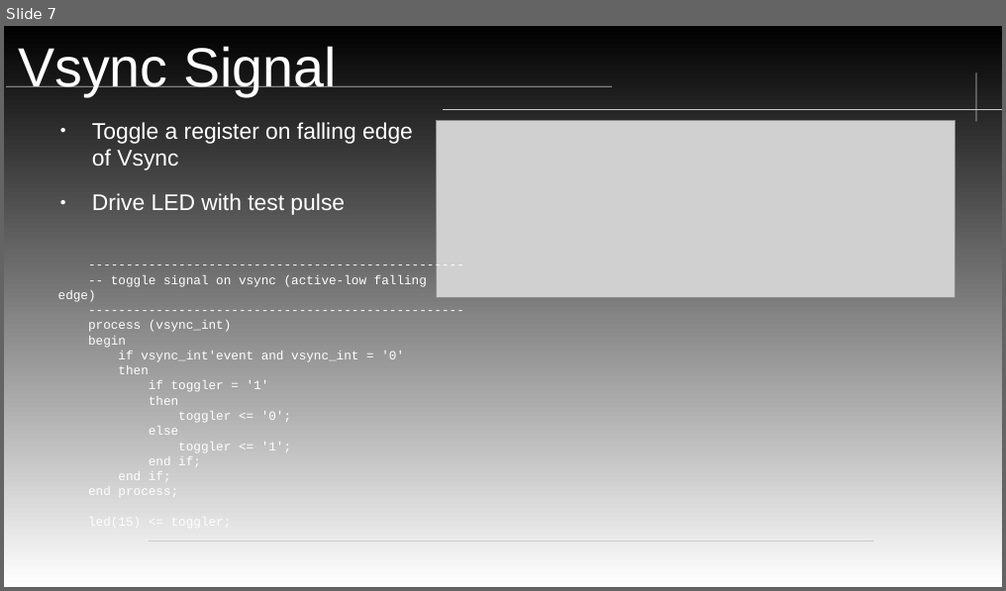
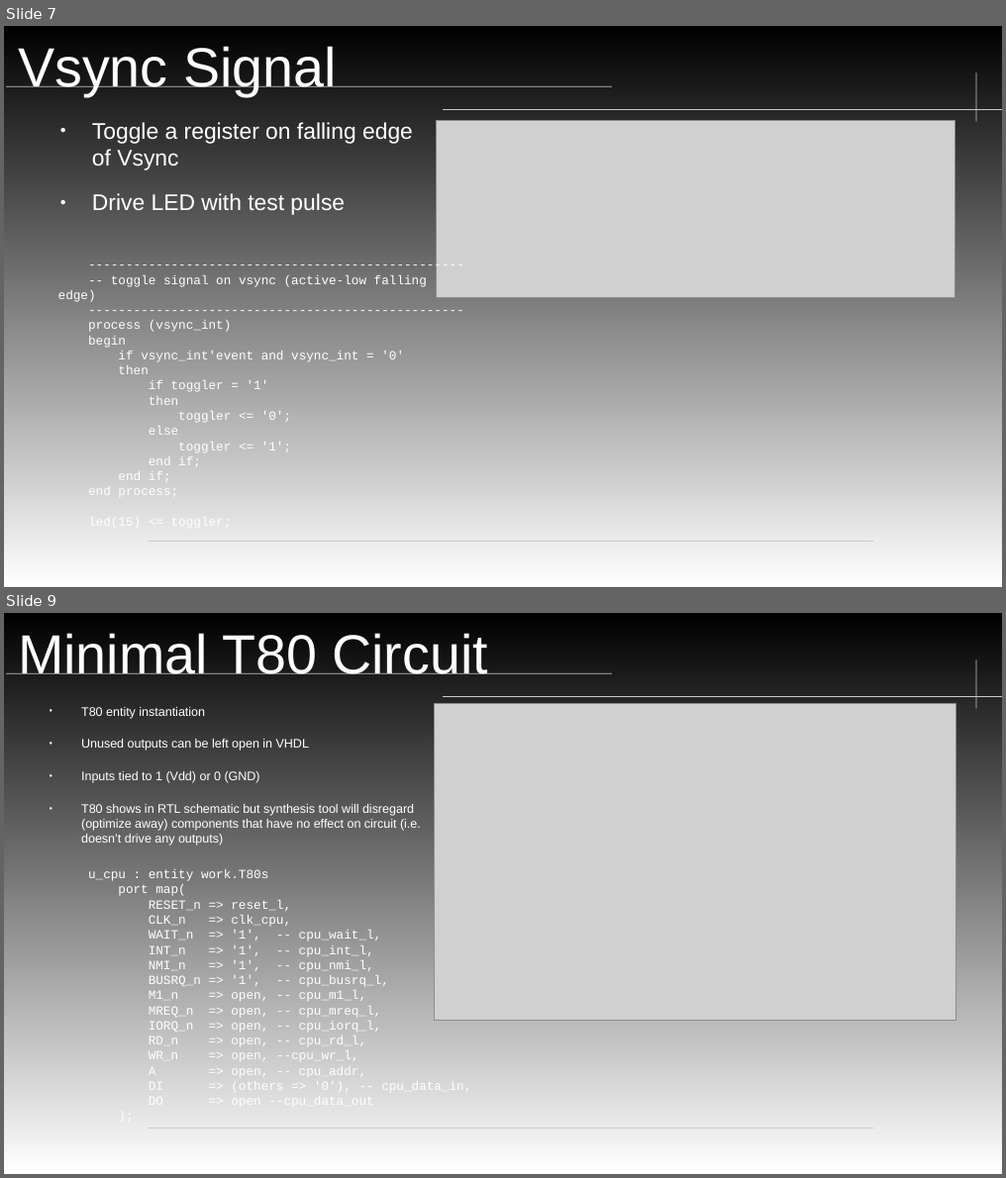
Before and after one commit to neiderm/retro_comp_fpga, a slide deck: docs/soc_t80_cpu_IRQ.odp. Shown one above the other, each under a label of ours: slide 7 before the commit, slides 7 and 9 after it; the slides between them are not shown. The pictures are 1006x591 and 1006x1178 pixels, drawn with LibreOffice and Linux fonts; fonts in the diff are those of the drawing; grey boxes stand for pictures; background and template pictures are left out. Boxes give left, top, right and bottom in pixels: in the first picture for what was removed or moved away, otherwise in the second. Text is boxed around its words. In the diff, an @@ line names an element or a change of style, - is before the commit and + after.

Commit message:
Minimal T80 entity instantiation

```diff
--- a/docs/soc_t80_cpu_IRQ.odp
+++ b/docs/soc_t80_cpu_IRQ.odp
@@ slide 9 added at box(4, 613, 1002, 1174), background gradient #FFFFFF to #000000; not listed: 4 template elements that a slide beside it also shows @@
@@ title added at box(18, 633, 488, 674), 43.8 pt, text #FFFFFF @@
+Minimal T80 Circuit
@@ text added at box(81, 707, 421, 846), 9.9 pt, text #FFFFFF @@
+● T80 entity instantiation
+● Unused outputs can be left open in VHDL
+● Inputs tied to 1 (Vdd) or 0 (GND)
+● T80 shows in RTL schematic but synthesis tool will disregard (optimize away) components that have no effect on circuit (i.e. doesn’t drive any outputs)
@@ picture added at box(434, 703, 955, 1021) @@
@@ text added at box(88, 869, 471, 1094), 10 pt, text #FFFFFF @@
+u_cpu : entity work.T80s
+port map(
+RESET_n => reset_l,
+CLK_n => clk_cpu,
+WAIT_n => '1', -- cpu_wait_l,
+INT_n => '1', -- cpu_int_l,
+NMI_n => '1', -- cpu_nmi_l,
+BUSRQ_n => '1', -- cpu_busrq_l,
+M1_n => open, -- cpu_m1_l,
+MREQ_n => open, -- cpu_mreq_l,
+IORQ_n => open, -- cpu_iorq_l,
+RD_n => open, -- cpu_rd_l,
+WR_n => open, --cpu_wr_l,
+A => open, -- cpu_addr,
+DI => (others => '0'), -- cpu_data_in,
+DO => open --cpu_data_out
+);
```
Also in this commit, not shown: 1 other slide added.
